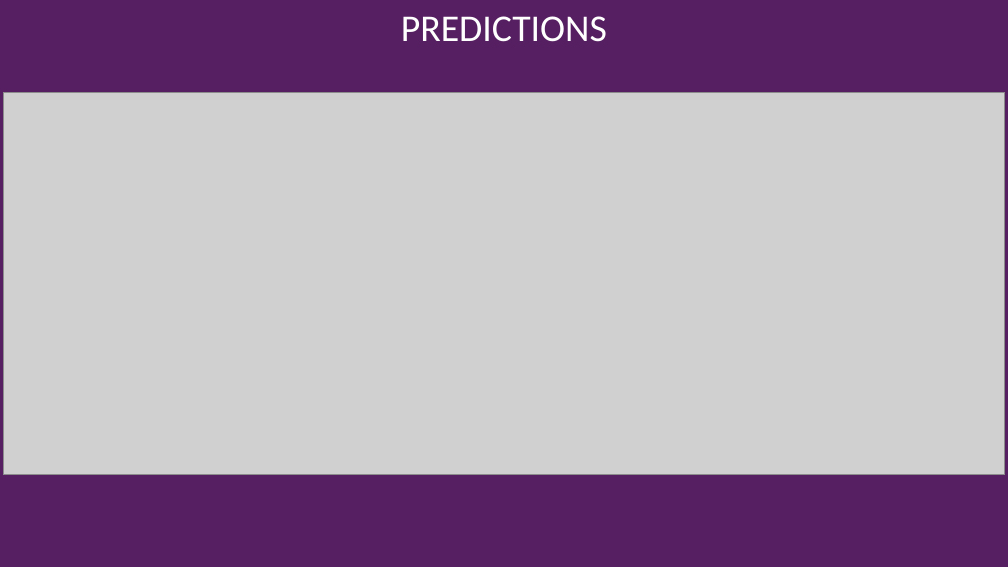
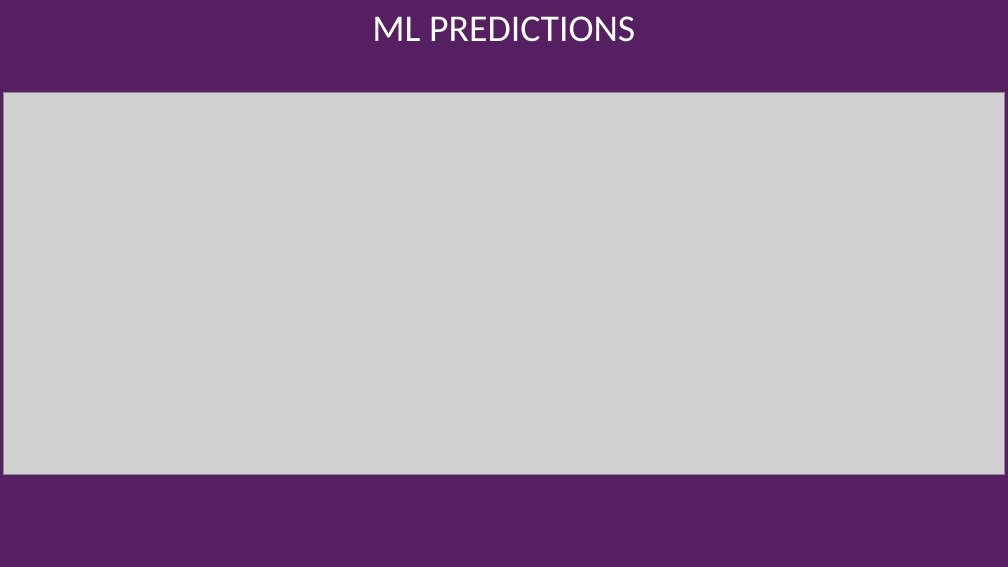
Before and after one commit to NoorullahMuhammadKhan/Noorullah-Khan-Github-Repository, a slide deck: slide 16 of Scyne Advisory Interview/Scyne Advisory Presentation.pptx (slide 15 before the commit). Drawn at 1008x567 pixels with LibreOffice and Linux fonts; fonts in the diff are those of the drawing; grey boxes stand for pictures; background and template pictures are left out. Boxes give left, top, right and bottom in pixels: in the first picture for what was removed or moved away, otherwise in the second. Text is boxed around its words. In the diff, an @@ line names an element or a change of style, - is before the commit and + after.

```diff
--- a/Scyne Advisory Interview/Scyne Advisory Presentation.pptx
+++ b/Scyne Advisory Interview/Scyne Advisory Presentation.pptx
@@ title at (372, 16, 635, 42): text changed @@
-PREDICTIONS
+ML PREDICTIONS
```
Also in this commit, not shown: 6 other slides changed, 2 slides added, 1 other file.
